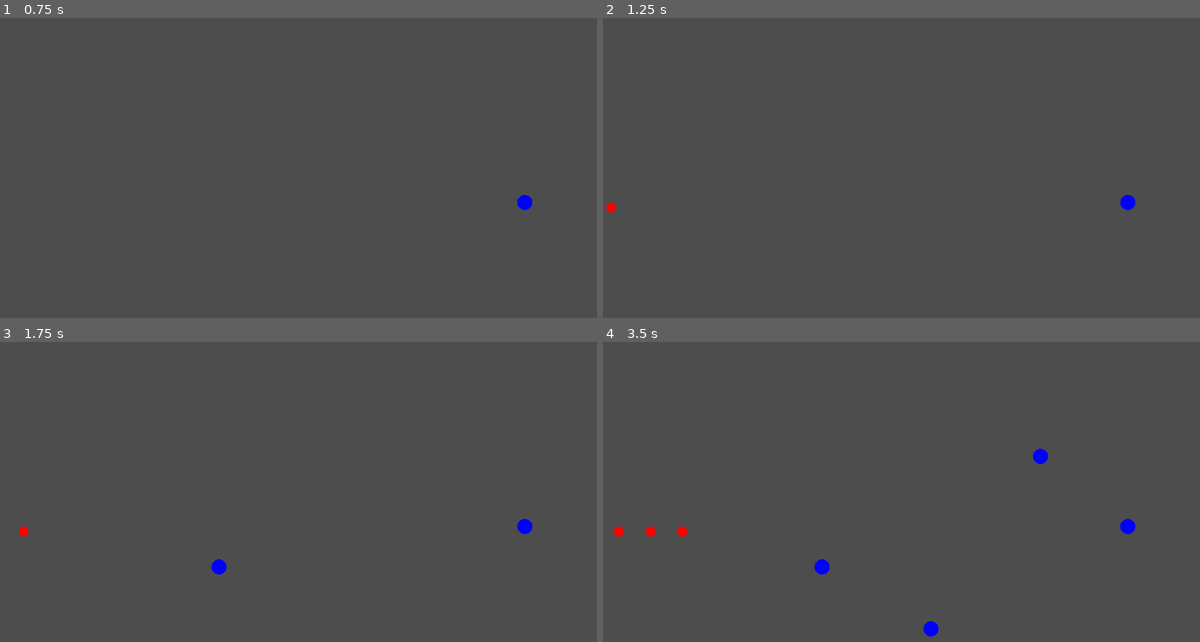
Above: before the commit, frames 1-4 (two rows, left to right).
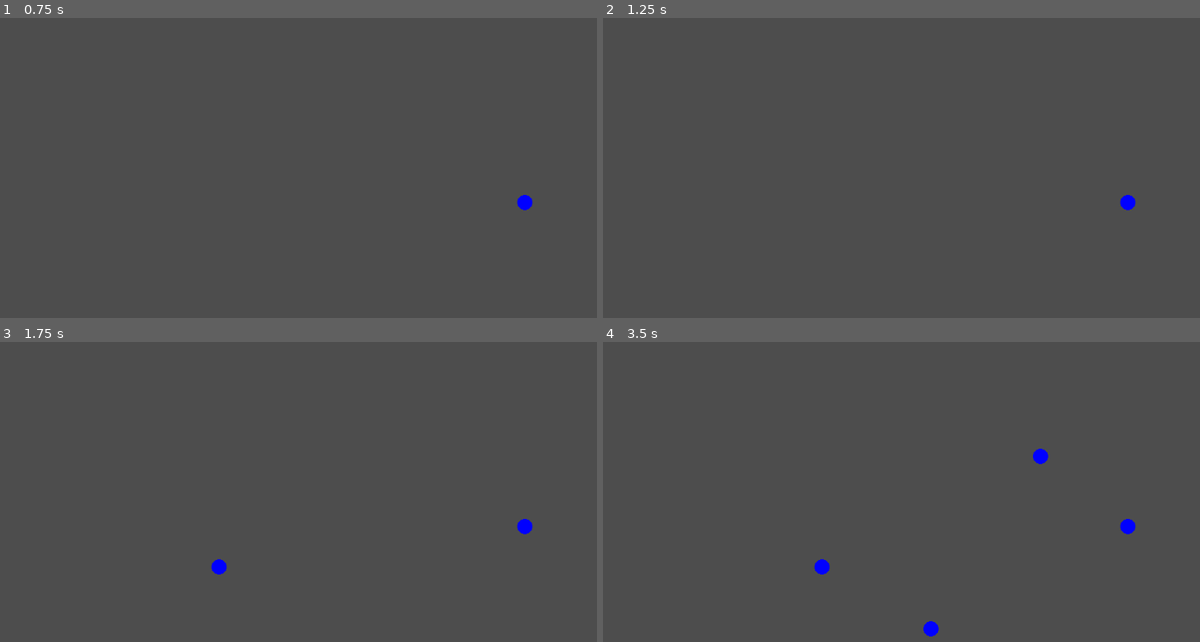
Above: after the commit, the same moments.

Repository: svenrudolph/td
Game: Godot game, scene res://scenes/main.tscn
Same seed, same stepped clock (60 frames per second), same inputs: the game is played once before the commit and once after it.
Inputs (mouse positions are in pixels of both pictures, inside the frame that each line leads up to):
- Up to frame 1 (0.75 s): tap Enter at 0.5 s; move the mouse to (525, 201) at 0.52 s; click (525, 201) at 0.67 s
- Up to frame 2 (1.25 s): no input
- Up to frame 3 (1.75 s): move the mouse to (220, 567) at 1.27 s; click (220, 567) at 1.42 s
- Up to frame 4 (3.5 s): move the mouse to (1038, 456) at 2.02 s; click (1038, 456) at 2.17 s; move the mouse to (931, 630) at 2.77 s; click (931, 630) at 2.92 s

Frame 1 is identical in both runs. In frame 2, less than 0.1% of the frame differs, in the area x 0-3%, y 61-66%; in frame 3, less than 0.1%; in frame 4, 0.2%, in the area x 1-15%, y 61-66%.
Error after the commit: Parse Error: Used space character for indentation instead of tab as used before in the file. (res://scripts/creep.gd:22)

Commit message:
Add health bar and max health to creep

Diff:
--- a/scenes/creep.tscn
+++ b/scenes/creep.tscn
@@ -4,3 +4,5 @@
 
 [node name="Creep" type="Node2D"]
 script = ExtResource(1)
+max_health = 10
+health = 10
--- a/scripts/creep.gd
+++ b/scripts/creep.gd
@@ -1,6 +1,7 @@
 extends Node2D
 
 @export var speed: float = 50.0
+@export var max_health: int = 10
 @export var health: int = 10
 var path: Path2D
 var distance: float = 0.0
@@ -19,9 +20,10 @@
 
 
 func take_damage(amount: int) -> void:
-	health -= amount
-	if health <= 0:
-		queue_free()
+        health -= amount
+        queue_redraw()
+        if health <= 0:
+                queue_free()
 
 
 func _process(delta: float) -> void:
@@ -36,4 +38,10 @@
 
 
 func _draw() -> void:
-	draw_circle(Vector2.ZERO, 8.0, Color.RED)
+        draw_circle(Vector2.ZERO, 8.0, Color.RED)
+        var bar_width := 16.0
+        var bar_height := 4.0
+        var bar_offset := Vector2(-bar_width / 2, -12.0)
+        var ratio := float(health) / float(max_health)
+        draw_rect(Rect2(bar_offset, Vector2(bar_width, bar_height)), Color.RED)
+        draw_rect(Rect2(bar_offset, Vector2(bar_width * ratio, bar_height)), Color.GREEN)
